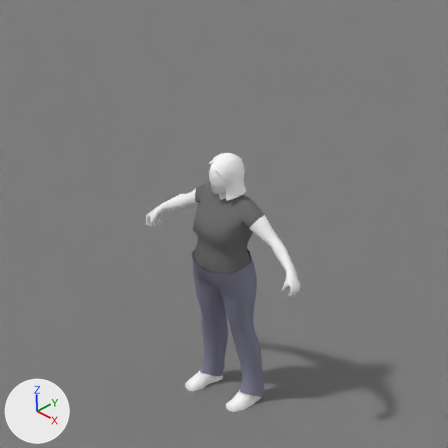
Renders of the Blender file hero/female_animations.blend from each side of a commit.
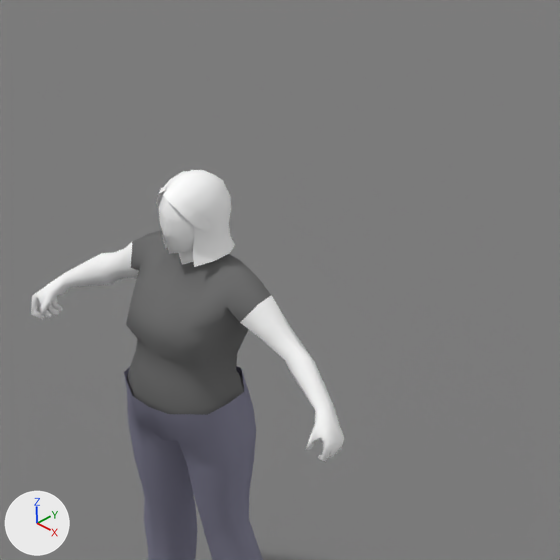
Each version is shown from the file's camera 'Camera', then close up on the part from 29% to 91% of the width and 15% to 77% of the height. Arrows for +X, +Y and +Z are at lower left; the lights stay in place.

The first close-up shows 'Hair', 'HumanFemale', 'Jeans', 'Plane.001'.
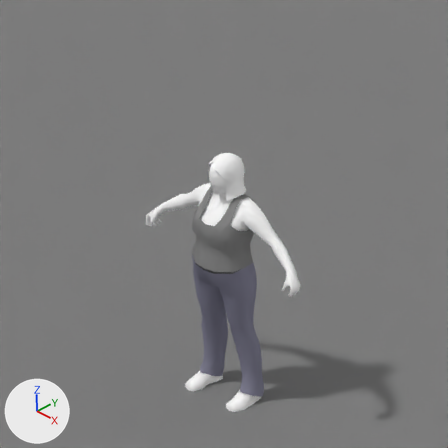
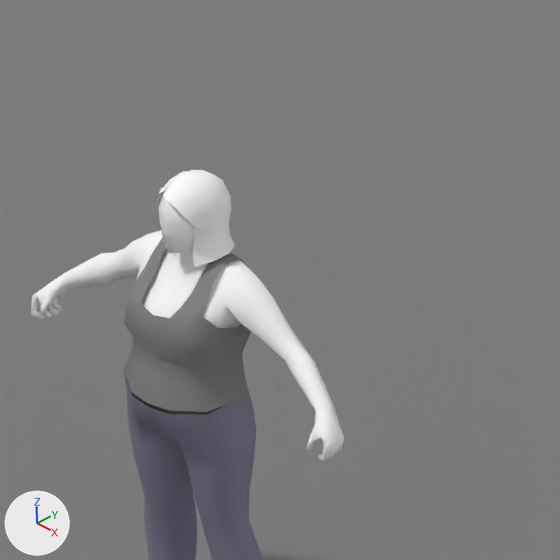
Pixel boxes [x1, y1, x2, y2] of what changed, in the close-ups (560 x 560 px):
'TankTop', added: after [123, 237, 251, 412]
part 1 of me_mehumanmale_001, recoloured: before [126, 325, 248, 384]

The change, as a diff of the scene's bpy script:
```diff
--- a/hero/female_animations.blend.py
+++ b/hero/female_animations.blend.py
@@ mat_tankribbed @@
+mat_tankribbed = diffuse_material('TankRibbed')
+mat_tankribbed.base_color = (0.247, 0.247, 0.247)  # grey #888888
@@ me_mehumanmale_001 @@
 me_mehumanmale_001.from_pydata(...)  # 490 vertices, 488 faces; spans x -0.65..0.65, y -0.18..0.18, z 0.0..1.69
 # used by ob_humanfemale; location = (0.0, 0.0, 0.01)
+# me_mehumanmale_001 part 1: all 20 faces centred in x -0.16..0.16, y -0.15..0.11, z 1.07..1.16 switch from mat_cloth (its picture is missing) to mat_clothed (white #e7e7e7)
 me_mehumanmale_001.materials.append(mat_skin)
@@ me_mehumanmale_000 @@
+me_mehumanmale_000.from_pydata(...)  # 101 vertices, 80 faces; spans x -0.202..0.202, y -0.188..0.162, z 0.966..1.438
+me_mehumanmale_000.polygons.foreach_set('use_smooth', [True] * 80)
+me_mehumanmale_000.materials.append(mat_tankribbed)  # its picture is missing
@@ ob_tanktop @@
+ob_tanktop = bpy.data.objects.new('TankTop', me_mehumanmale_000)
+ob_tanktop.location = (0.0, 0.0, 0.01)
+_m = ob_tanktop.modifiers.new('EdgeSplit', 'EDGE_SPLIT')
+_m.use_edge_angle = False
```
